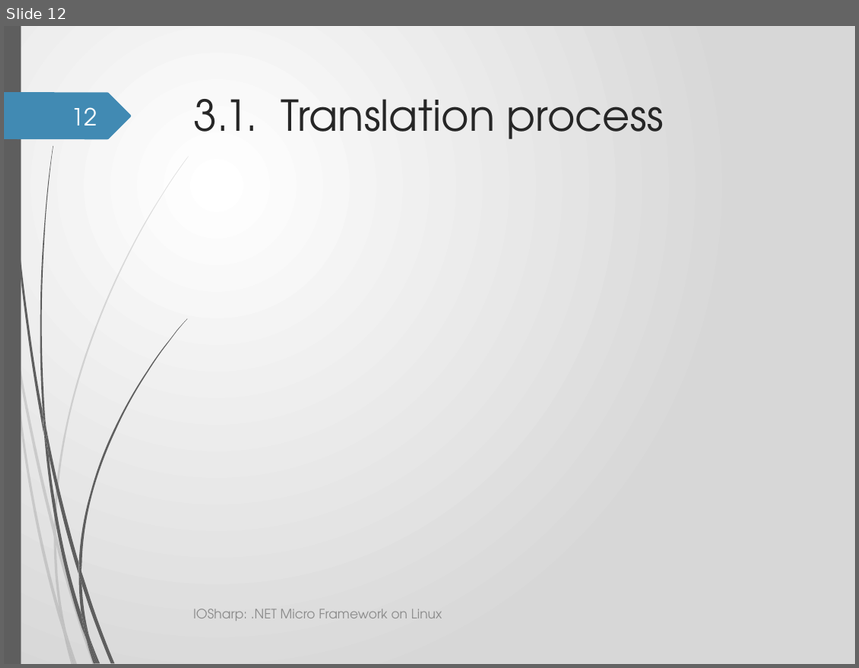
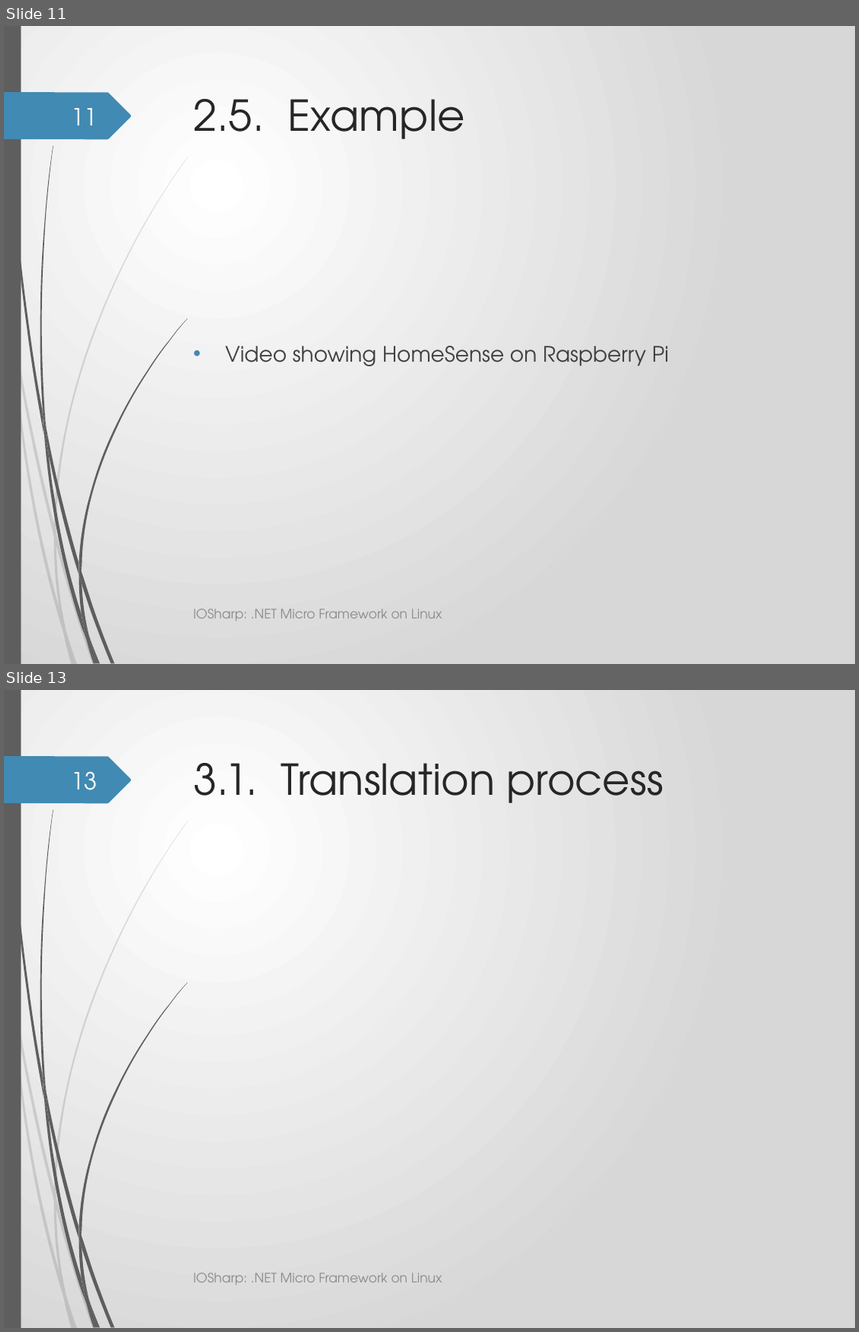
Before and after one commit to GerardSoleCa/BachelorThesisMisc, a slide deck: ThesisDoc/IOSharp.pptx. Shown one above the other, each under a label of ours: slide 12 before the commit, slides 11 and 13 after it; the slides between them are not shown. The pictures are 859x668 and 859x1332 pixels, drawn with LibreOffice and Linux fonts; fonts in the diff are those of the drawing; background and template pictures are left out. Boxes give left, top, right and bottom in pixels: in the first picture for what was removed or moved away, otherwise in the second. Text is boxed around its words. In the diff, an @@ line names an element or a change of style, - is before the commit and + after.

```diff
--- a/ThesisDoc/IOSharp.pptx
+++ b/ThesisDoc/IOSharp.pptx
@@ slide 11 added at box(4, 26, 855, 664), background gradient #FFFFFF to #D7D7D7; not listed: 24 template elements that a slide beside it also shows @@
@@ page number added at box(72, 108, 97, 126), 20 pt, text #FEFFFF @@
+11
@@ title added at box(193, 99, 465, 139), 36 pt, text #262626 @@
+2.5. Example
@@ text added at box(225, 346, 669, 366), 18 pt, text #404040 @@
+• Video showing HomeSense on Raspberry Pi
@@ text added at box(193, 609, 442, 621), 11 pt, text #8C8C8C @@
+IOSharp: .NET Micro Framework on Linux
@@ what was slide 12 is now slide 13 @@
@@ page number at box(72, 771, 97, 790): text changed @@
-12
+13
```
Also in this commit, not shown: 9 slides changed, 3 other slides added, 5 other files.
